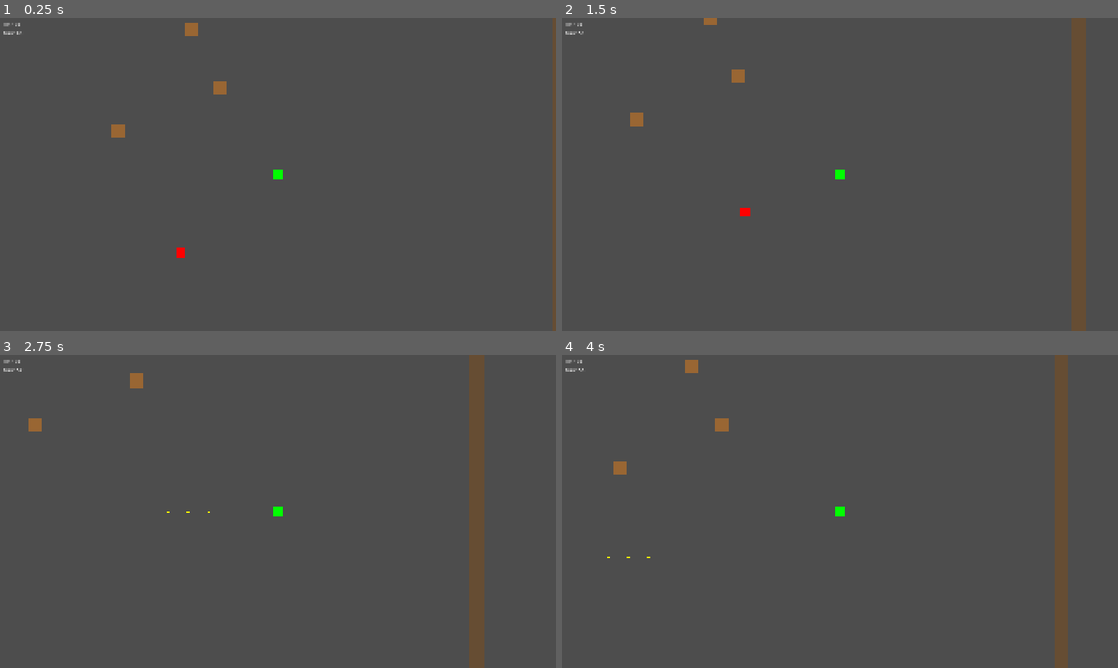
Above: before the commit, frames 1-4 (two rows, left to right).
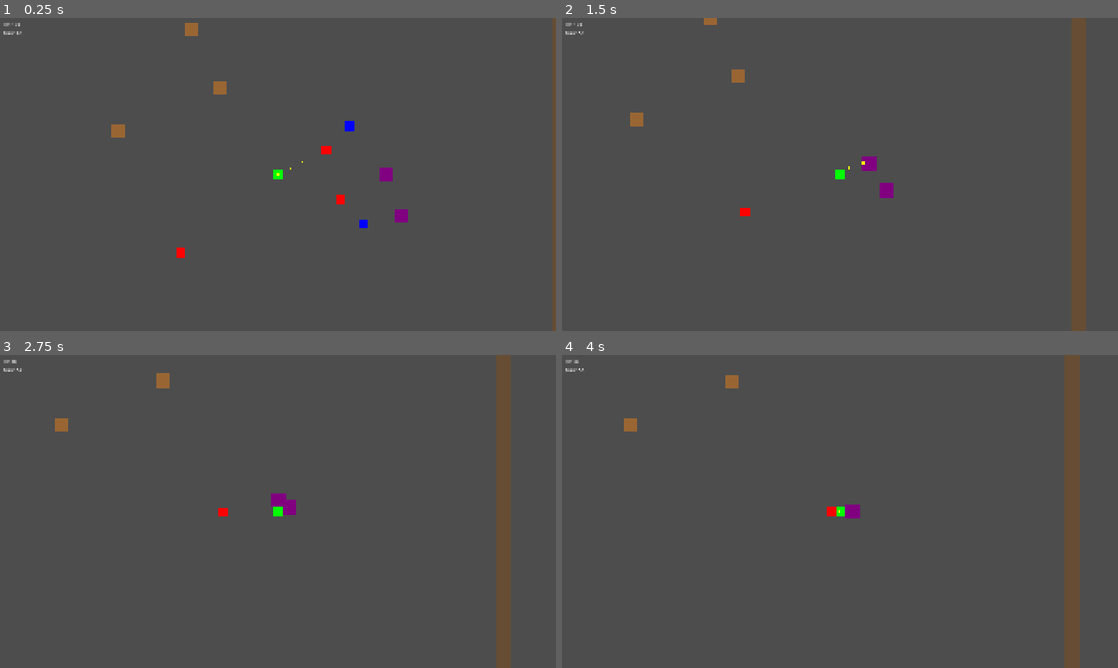
Above: after the commit, the same moments.

Repository: felang/utoland
Game: Godot game, scene res://scenes/main.tscn
The game is run twice, just before and just after one commit, with the same random seed, the same clock (stepped at 60 frames per second) and the same inputs.
Inputs:
- Up to frame 1 (0.25 s): no input
- Up to frame 2 (1.5 s): tap Enter at 0.5 s; hold D (move_right) 0.53-1.28 s; tap 1 at 0.6 s; hold S (move_down) from 1.28 s (still down); tap 2 at 1.35 s
- Up to frame 3 (2.75 s): release S (move_down) at 2.03 s; hold D (move_right) from 2.03 s (still down); tap 3 at 2.1 s
- Up to frame 4 (4 s): release D (move_right) at 2.78 s; hold W (move_up) 2.78-3.53 s; tap 4 at 2.85 s; hold A (move_left) from 3.53 s (still down); tap 1 at 3.6 s

The runs differ from the first frame. In frame 1, 0.4% of the frame differs, in the area x 49-74%, y 32-68%; in frame 2, 0.3%; in frame 3, 6.1%, in the area x 2-92%, y 0-100%; in frame 4, 4.6%.

Commit message:
test(phase2): 在主场景中添加三种敌人用于测试

Diff:
--- a/scenes/main.tscn
+++ b/scenes/main.tscn
@@ -7,6 +7,9 @@
 [ext_resource type="Script" uid="uid://b5nyvbx3m1il2" path="res://scripts/hud.gd" id="5_tefeu"]
 [ext_resource type="Script" uid="uid://spn074bn5fw7" path="res://scripts/wave_manager.gd" id="6_tefeu"]
 [ext_resource type="PackedScene" uid="uid://5u5tndodgthf" path="res://scenes/map_boundary.tscn" id="7_o6xl0"]
+[ext_resource type="PackedScene" uid="uid://5iglv6nvabcq" path="res://scenes/enemies/enemy_normal.tscn" id="8_normal"]
+[ext_resource type="PackedScene" uid="uid://bxlj77kpxroab" path="res://scenes/enemies/enemy_fast.tscn" id="9_fast"]
+[ext_resource type="PackedScene" uid="uid://c1natg0slsxfx" path="res://scenes/enemies/enemy_tank.tscn" id="10_tank"]
 
 [node name="Main" type="Node2D" unique_id=1198174103]
 
@@ -32,3 +35,21 @@
 script = ExtResource("6_tefeu")
 
 [node name="MapBoundary" type="Node2D" parent="." unique_id=1220843918 instance=ExtResource("7_o6xl0")]
+
+[node name="EnemyNormal1" parent="." instance=ExtResource("8_normal")]
+position = Vector2(600, 200)
+
+[node name="EnemyNormal2" parent="." instance=ExtResource("8_normal")]
+position = Vector2(650, 400)
+
+[node name="EnemyFast1" parent="." instance=ExtResource("9_fast")]
+position = Vector2(700, 100)
+
+[node name="EnemyFast2" parent="." instance=ExtResource("9_fast")]
+position = Vector2(750, 500)
+
+[node name="EnemyTank1" parent="." instance=ExtResource("10_tank")]
+position = Vector2(800, 300)
+
+[node name="EnemyTank2" parent="." instance=ExtResource("10_tank")]
+position = Vector2(850, 450)
